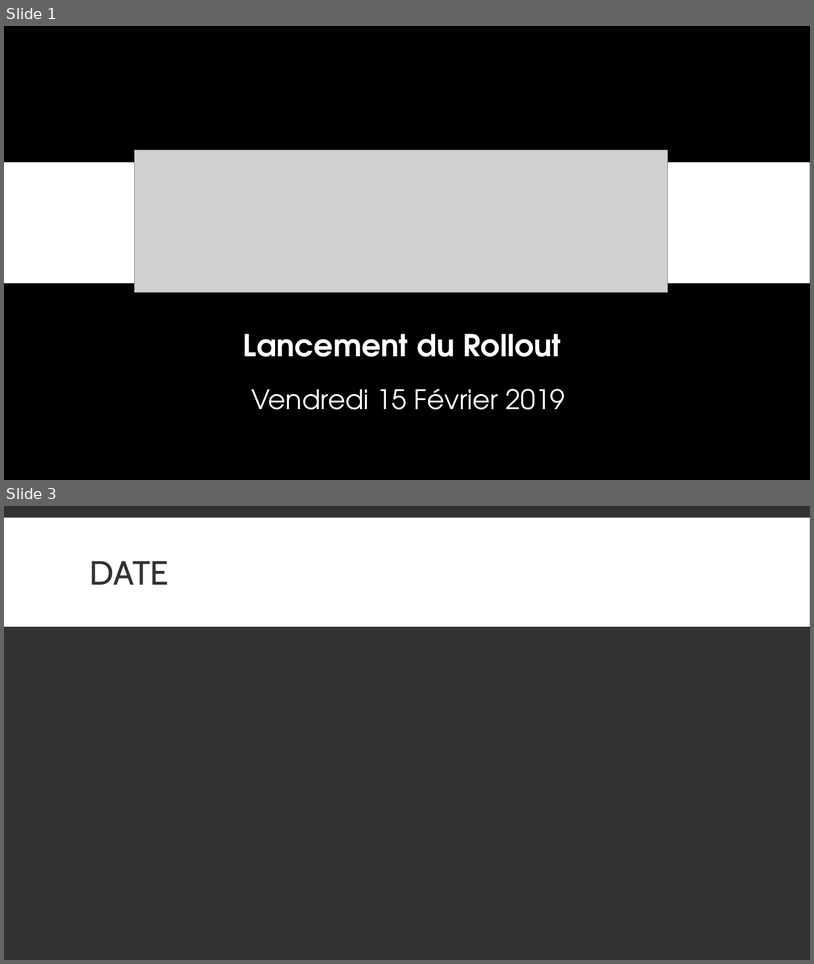
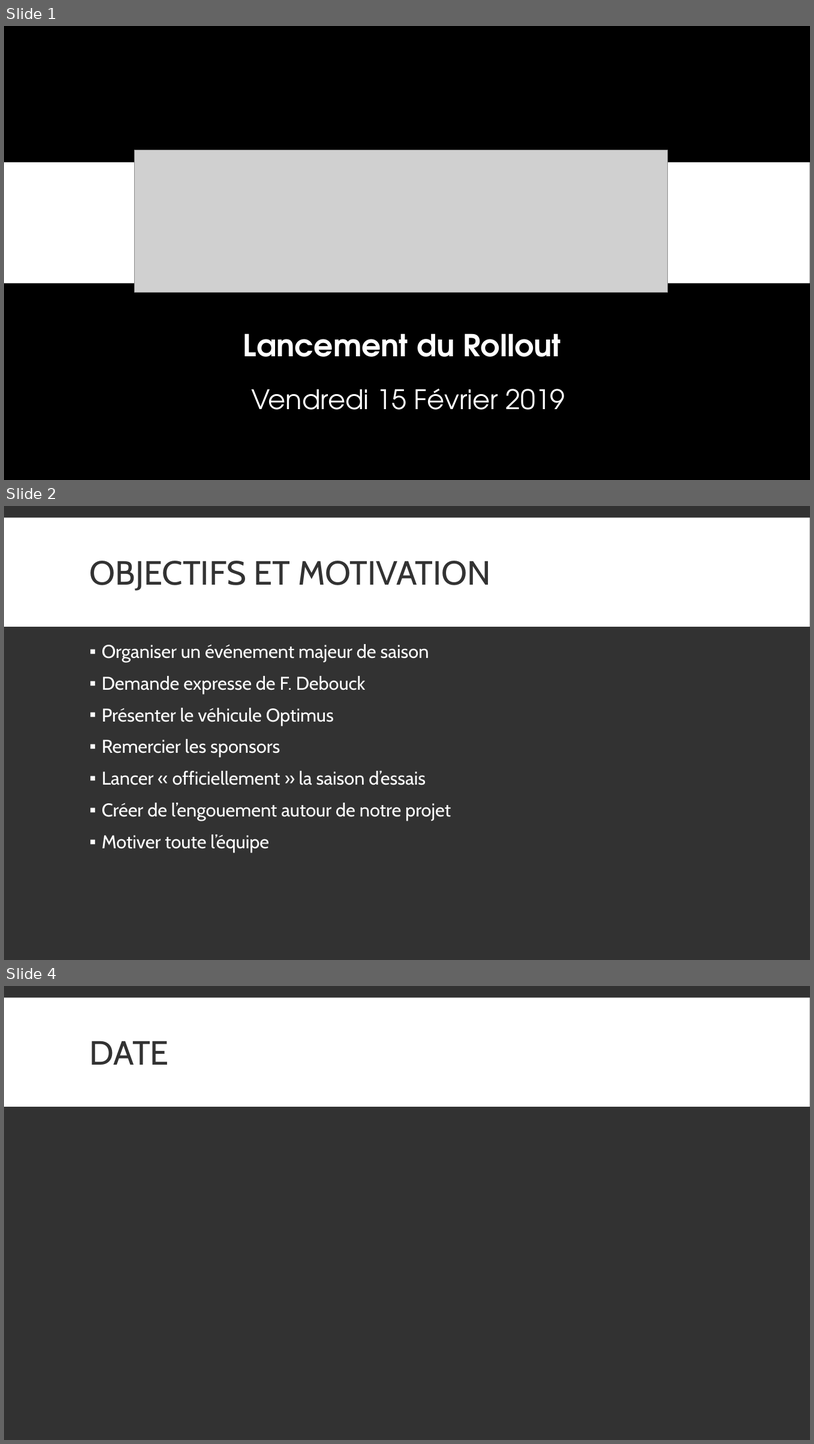
Before and after one commit to EOSCogniton/Intergen, a slide deck: 01_Association/02_Rollout/Présentation_Rollout.pptx. Shown one above the other, each under a label of ours: slides 1 and 3 before the commit, slides 1, 2 and 4 after it; the slides between them are not shown. The pictures are 814x964 and 814x1444 pixels, drawn with LibreOffice and Linux fonts; fonts in the diff are those of the drawing; grey boxes stand for pictures; background and template pictures are left out. Boxes give left, top, right and bottom in pixels: in the first picture for what was removed or moved away, otherwise in the second. Text is boxed around its words. In the diff, an @@ line names an element or a change of style, - is before the commit and + after.

```diff
--- a/01_Association/02_Rollout/Présentation_Rollout.pptx
+++ b/01_Association/02_Rollout/Présentation_Rollout.pptx
@@ slide 2 added at [4,506,810,960], background #323232; not listed: 1 template element that a slide beside it also shows @@
@@ title added at [90,561,491,591], 40 pt, text #323232 @@
+OBJECTIFS ET MOTIVATION
@@ text added at [102,644,451,852], 22 pt, text #FFFFFF @@
+▪ Organiser un événement majeur de saison
+▪ Demande expresse de F. Debouck
+▪ Présenter le véhicule Optimus
+▪ Remercier les sponsors
+▪ Lancer « officiellement » la saison d’essais
+▪ Créer de l’engouement autour de notre projet
+▪ Motiver toute l’équipe
@@ what was slide 3 is now slide 4 @@
```
Also in this commit, not shown: 2 slides changed, 2 other slides added.
